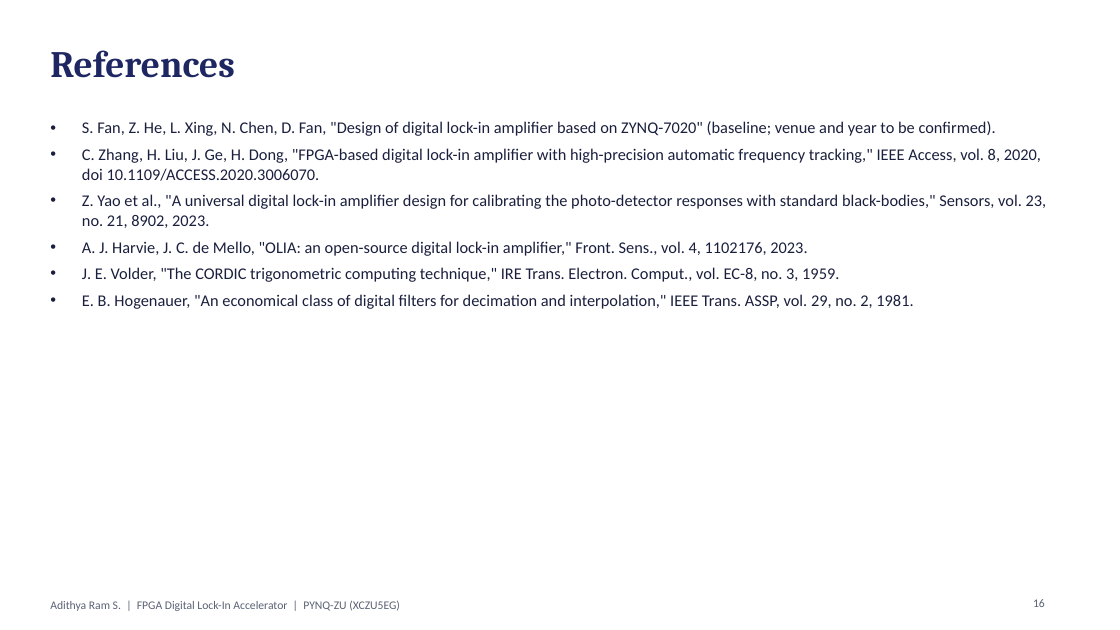
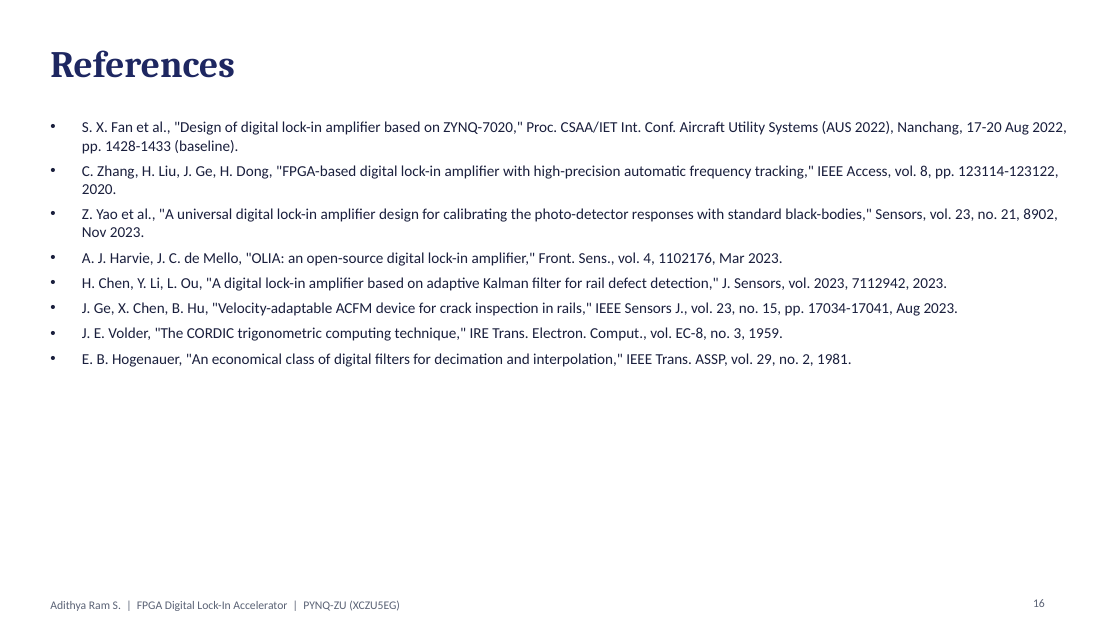
Before and after one commit to Adk-157/lockin-fpga-accelerator, a slide deck: slide 16 of docs/lockin_final.pptx. Drawn at 1120x630 pixels with LibreOffice and Linux fonts; fonts in the diff are those of the drawing. Boxes give left, top, right and bottom in pixels: in the first picture for what was removed or moved away, otherwise in the second. Text is boxed around its words. In the diff, an @@ line names an element or a change of style, - is before the commit and + after.

Commit message:
Complete bibliography details (Fan, Chen, Ge et al.) in report and slides

```diff
--- a/docs/lockin_final.pptx
+++ b/docs/lockin_final.pptx
@@ text at (82,121,1066,316): text changed; size 14 to 13 pt @@
-• S. Fan, Z. He, L. Xing, N. Chen, D. Fan, "Design of digital lock-in amplifier based on ZYNQ-7020" (baseline; venue and year to be confirmed).
-• C. Zhang, H. Liu, J. Ge, H. Dong, "FPGA-based digital lock-in amplifier with high-precision automatic frequency tracking," IEEE Access, vol. 8, 2020, doi 10.1109/ACCESS.2020.3006070.
-• Z. Yao et al., "A universal digital lock-in amplifier design for calibrating the photo-detector responses with standard black-bodies," Sensors, vol. 23, no. 21, 8902, 2023.
-• A. J. Harvie, J. C. de Mello, "OLIA: an open-source digital lock-in amplifier," Front. Sens., vol. 4, 1102176, 2023.
+• S. X. Fan et al., "Design of digital lock-in amplifier based on ZYNQ-7020," Proc. CSAA/IET Int. Conf. Aircraft Utility Systems (AUS 2022), Nanchang, 17-20 Aug 2022, pp. 1428-1433 (baseline).
+• C. Zhang, H. Liu, J. Ge, H. Dong, "FPGA-based digital lock-in amplifier with high-precision automatic frequency tracking," IEEE Access, vol. 8, pp. 123114-123122, 2020.
+• Z. Yao et al., "A universal digital lock-in amplifier design for calibrating the photo-detector responses with standard black-bodies," Sensors, vol. 23, no. 21, 8902, Nov 2023.
+• A. J. Harvie, J. C. de Mello, "OLIA: an open-source digital lock-in amplifier," Front. Sens., vol. 4, 1102176, Mar 2023.
+• H. Chen, Y. Li, L. Ou, "A digital lock-in amplifier based on adaptive Kalman filter for rail defect detection," J. Sensors, vol. 2023, 7112942, 2023.
+• J. Ge, X. Chen, B. Hu, "Velocity-adaptable ACFM device for crack inspection in rails," IEEE Sensors J., vol. 23, no. 15, pp. 17034-17041, Aug 2023.
@@ text at (82,327,852,367): size 14 to 13 pt in "J. E. Volder, "The CORDIC trigonometric computing ...", "E. B. Hogenauer, "An economical class of ..." @@
```
Also in this commit, not shown: 3 other files.
